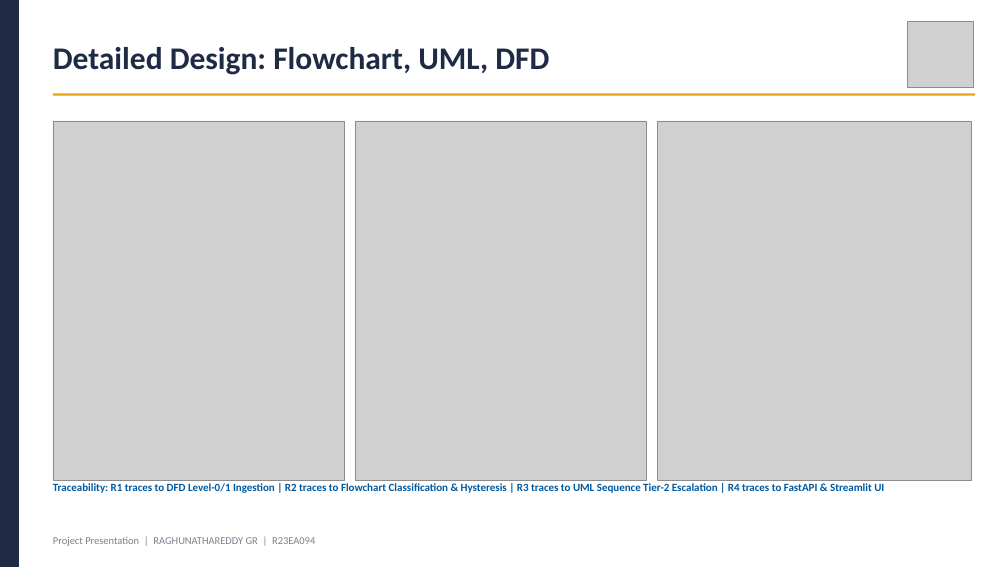
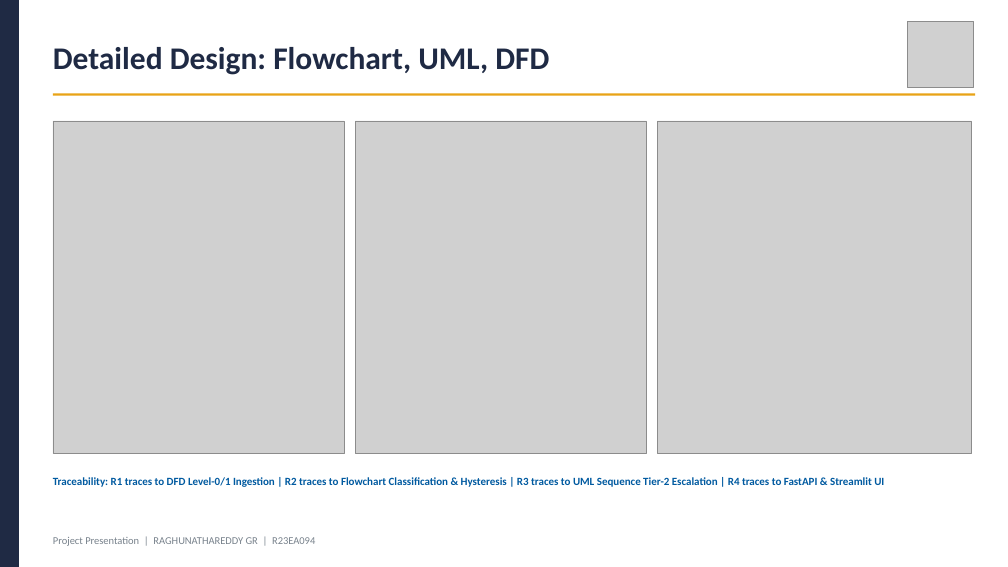
Before and after one commit to Raghunath2604/RIO_PROJECT-SMART_CITY-, a slide deck: slide 6 of docs/Project_Presentation_R23EA094.pptx. Drawn at 1008x567 pixels with LibreOffice and Linux fonts; fonts in the diff are those of the drawing; grey boxes stand for pictures. Boxes give left, top, right and bottom in pixels: in the first picture for what was removed or moved away, otherwise in the second. Text is boxed around its words. In the diff, an @@ line names an element or a change of style, - is before the commit and + after.

```diff
--- a/docs/Project_Presentation_R23EA094.pptx
+++ b/docs/Project_Presentation_R23EA094.pptx
@@ picture: place and size @@
-picture at bbox=[53, 121, 344, 480]
+picture at bbox=[53, 121, 344, 454]
@@ picture: place and size @@
-picture at bbox=[355, 121, 647, 480]
+picture at bbox=[355, 121, 647, 454]
@@ picture: place and size @@
-picture at bbox=[658, 121, 972, 480]
+picture at bbox=[658, 121, 972, 454]
@@ text "Traceability: R1 traces to DFD ...": place and size @@
-text "Traceability: R1 traces to DFD ..." at bbox=[53, 483, 884, 493]
+text "Traceability: R1 traces to DFD ..." at bbox=[53, 477, 884, 487]
```
Also in this commit, not shown: 3 other slides changed, 30 other files.
